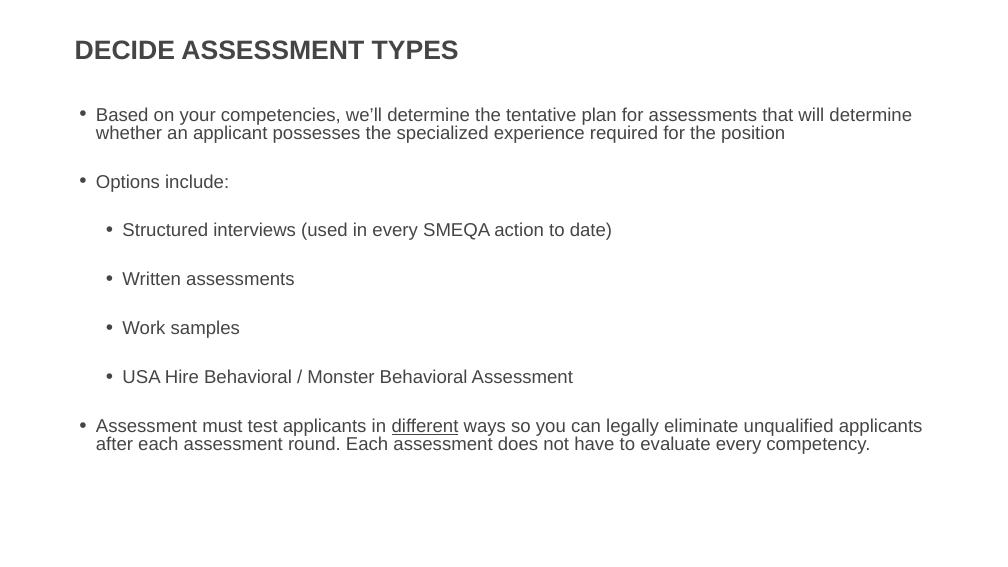
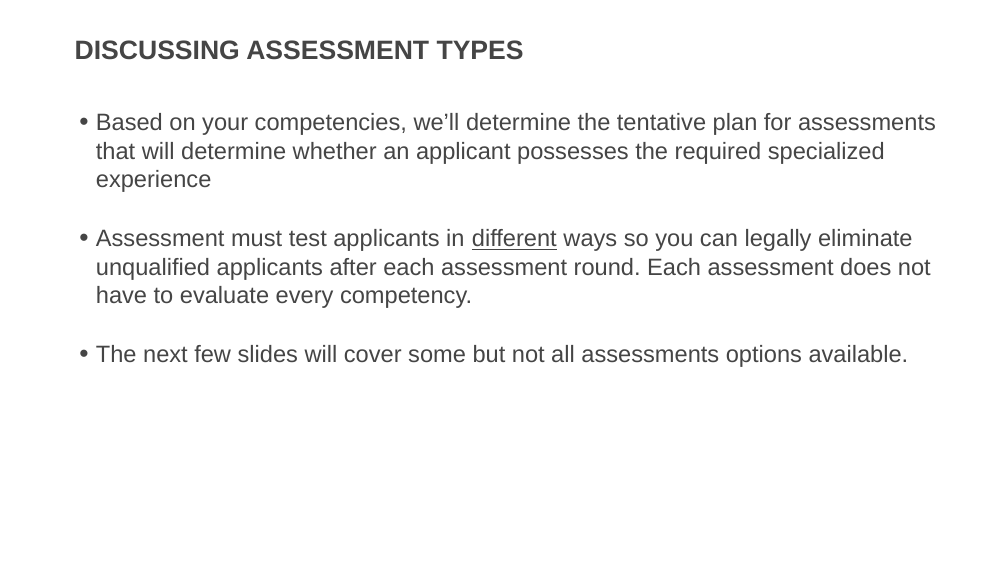
Before and after one commit to usds/SME-QA-Website, a slide deck: slide 45 of toolkit/job-analysis/job-analysis-presentation.pptx (slide 43 before the commit). Drawn at 1008x567 pixels with LibreOffice and Linux fonts; fonts in the diff are those of the drawing. Boxes give left, top, right and bottom in pixels: in the first picture for what was removed or moved away, otherwise in the second. Text is boxed around its words. In the diff, an @@ line names an element or a change of style, - is before the commit and + after.

```diff
--- a/toolkit/job-analysis/job-analysis-presentation.pptx
+++ b/toolkit/job-analysis/job-analysis-presentation.pptx
@@ title at (x1=75, y1=40, x2=524, y2=60): text changed @@
-DECIDE ASSESSMENT TYPES
+DISCUSSING ASSESSMENT TYPES
@@ text at (x1=96, y1=113, x2=936, y2=192): text changed; size 25.2 to 32 pt @@
-• Based on your competencies, we’ll determine the tentative plan for assessments that will determine whether an applicant possesses the specialized experience required for the position
-• Options include:
-  • Structured interviews (used in every SMEQA action to date)
-  • Written assessments
-  • Work samples
-  • USA Hire Behavioral / Monster Behavioral Assessment
+• Based on your competencies, we’ll determine the tentative plan for assessments that will determine whether an applicant possesses the required specialized experience
@@ text at (x1=96, y1=229, x2=931, y2=308): size 25.2 to 32 pt in "Assessment must test applicants in different ways ..."; line spacing 0.8 to 1 @@
@@ text at (x1=96, y1=345, x2=909, y2=367): paragraph added @@
+• The next few slides will cover some but not all assessments options available.
```
Also in this commit, not shown: 20 other slides changed, 3 slides added.
